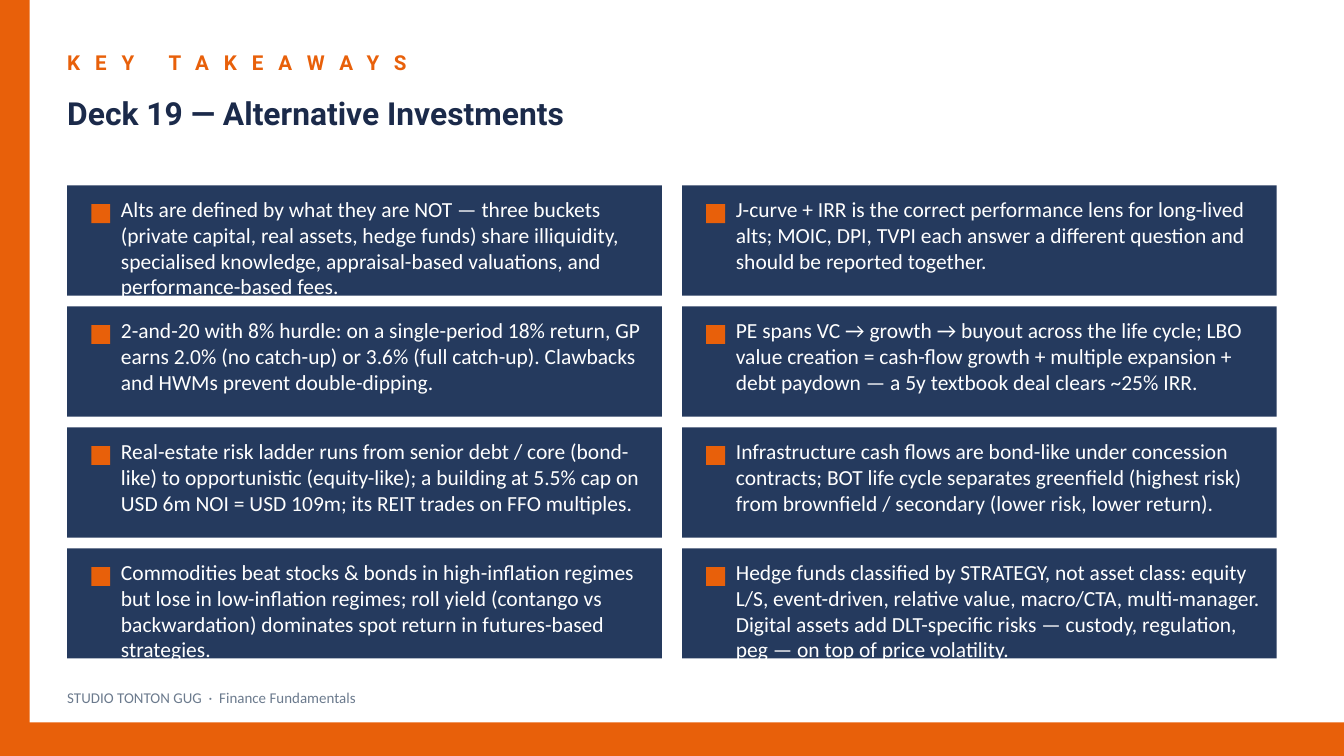
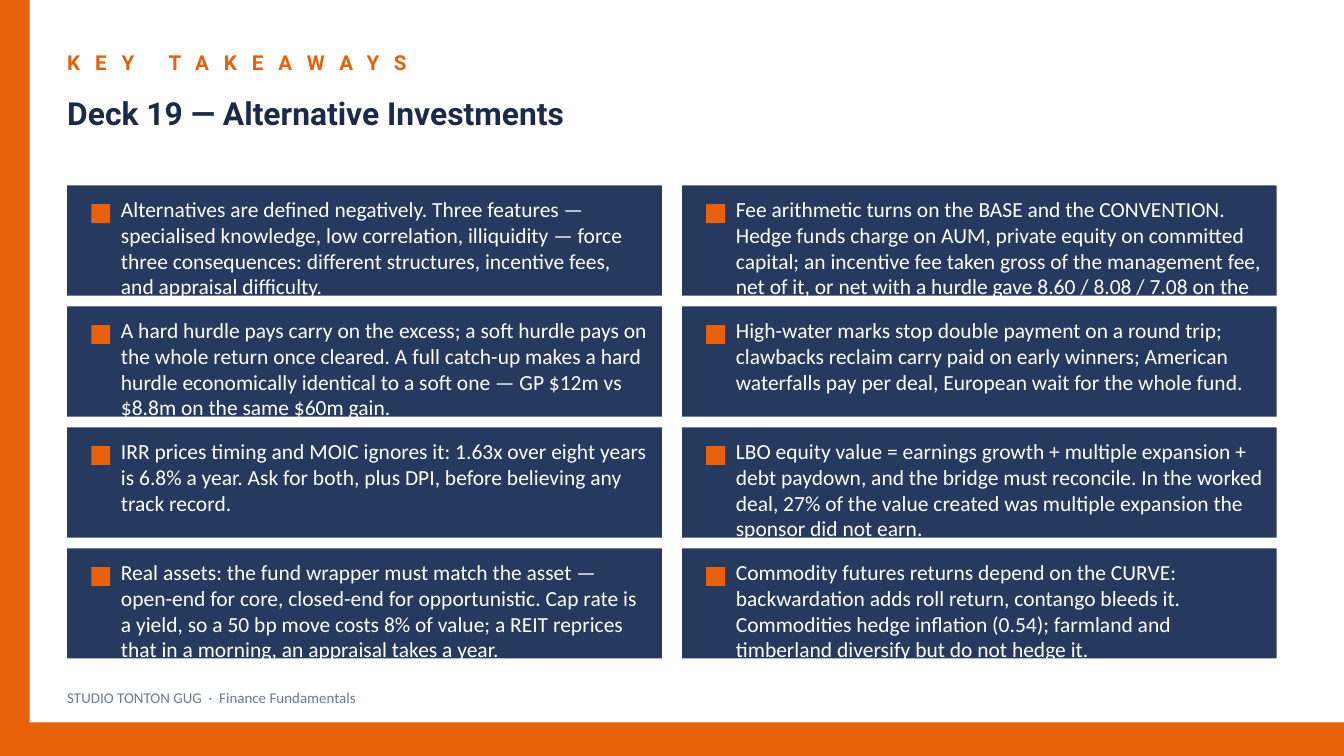
Before and after one commit to Gug4ever/Tonton_Gug_Studio, a slide deck: slide 39 of assets/finance/D19_Alternative_Investments.pptx (slide 38 before the commit). Drawn at 1344x756 pixels with LibreOffice and Linux fonts; fonts in the diff are those of the drawing. Boxes give left, top, right and bottom in pixels: in the first picture for what was removed or moved away, otherwise in the second. Text is boxed around its words. In the diff, an @@ line names an element or a change of style, - is before the commit and + after.

```diff
--- a/assets/finance/D19_Alternative_Investments.pptx
+++ b/assets/finance/D19_Alternative_Investments.pptx
@@ text at (121,202,622,301): text changed @@
-Alts are defined by what they are NOT — three buckets (private capital, real assets, hedge funds) share illiquidity, specialised knowledge, appraisal-based valuations, and performance-based fees.
+Alternatives are defined negatively. Three features — specialised knowledge, low correlation, illiquidity — force three consequences: different structures, incentive fees, and appraisal difficulty.
@@ text at (736,202,1261,326): text changed @@
-J-curve + IRR is the correct performance lens for long-lived alts; MOIC, DPI, TVPI each answer a different question and should be reported together.
+Fee arithmetic turns on the BASE and the CONVENTION. Hedge funds charge on AUM, private equity on committed capital; an incentive fee taken gross of the management fee, net of it, or net with a hurdle gave 8.60 / 8.08 / 7.08 on the same 30% year.
@@ text at (121,323,647,421): text changed @@
-2-and-20 with 8% hurdle: on a single-period 18% return, GP earns 2.0% (no catch-up) or 3.6% (full catch-up). Clawbacks and HWMs prevent double-dipping.
+A hard hurdle pays carry on the excess; a soft hurdle pays on the whole return once cleared. A full catch-up makes a hard hurdle economically identical to a soft one — GP $12m vs $8.8m on the same $60m gain.
@@ text at (736,323,1243,394): text changed @@
-PE spans VC → growth → buyout across the life cycle; LBO value creation = cash-flow growth + multiple expansion + debt paydown — a 5y textbook deal clears ~25% IRR.
+High-water marks stop double payment on a round trip; clawbacks reclaim carry paid on early winners; American waterfalls pay per deal, European wait for the whole fund.
@@ text at (121,444,646,511): text changed @@
-Real-estate risk ladder runs from senior debt / core (bond-like) to opportunistic (equity-like); a building at 5.5% cap on USD 6m NOI = USD 109m; its REIT trades on FFO multiples.
+IRR prices timing and MOIC ignores it: 1.63x over eight years is 6.8% a year. Ask for both, plus DPI, before believing any track record.
@@ text at (736,444,1262,542): text changed @@
-Infrastructure cash flows are bond-like under concession contracts; BOT life cycle separates greenfield (highest risk) from brownfield / secondary (lower risk, lower return).
+LBO equity value = earnings growth + multiple expansion + debt paydown, and the bridge must reconcile. In the worked deal, 27% of the value created was multiple expansion the sponsor did not earn.
@@ text at (121,565,636,663): text changed @@
-Commodities beat stocks & bonds in high-inflation regimes but lose in low-inflation regimes; roll yield (contango vs backwardation) dominates spot return in futures-based strategies.
+Real assets: the fund wrapper must match the asset — open-end for core, closed-end for opportunistic. Cap rate is a yield, so a 50 bp move costs 8% of value; a REIT reprices that in a morning, an appraisal takes a year.
@@ text at (736,565,1181,663): text changed @@
-Hedge funds classified by STRATEGY, not asset class: equity L/S, event-driven, relative value, macro/CTA, multi-manager. Digital assets add DLT-specific risks — custody, regulation, peg — on top of price volatility.
+Commodity futures returns depend on the CURVE: backwardation adds roll return, contango bleeds it. Commodities hedge inflation (0.54); farmland and timberland diversify but do not hedge it.
```
Also in this commit, not shown: 26 other slides changed, 4 slides added, 3 slides removed, 9 other files.
